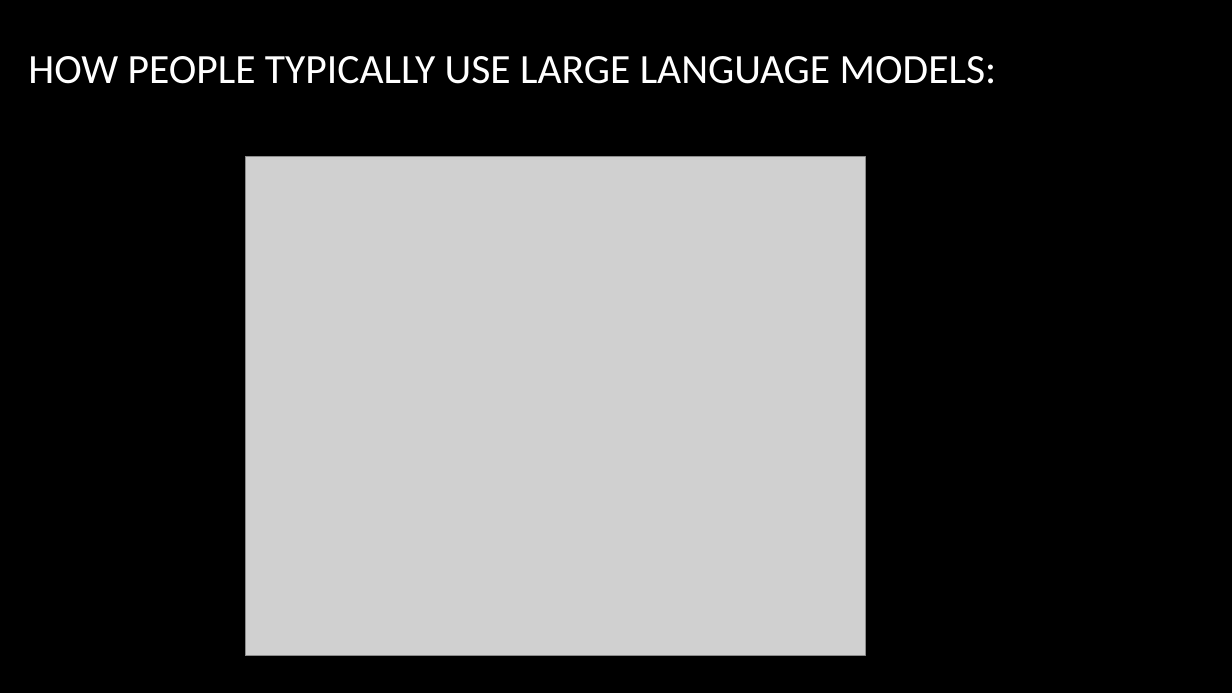
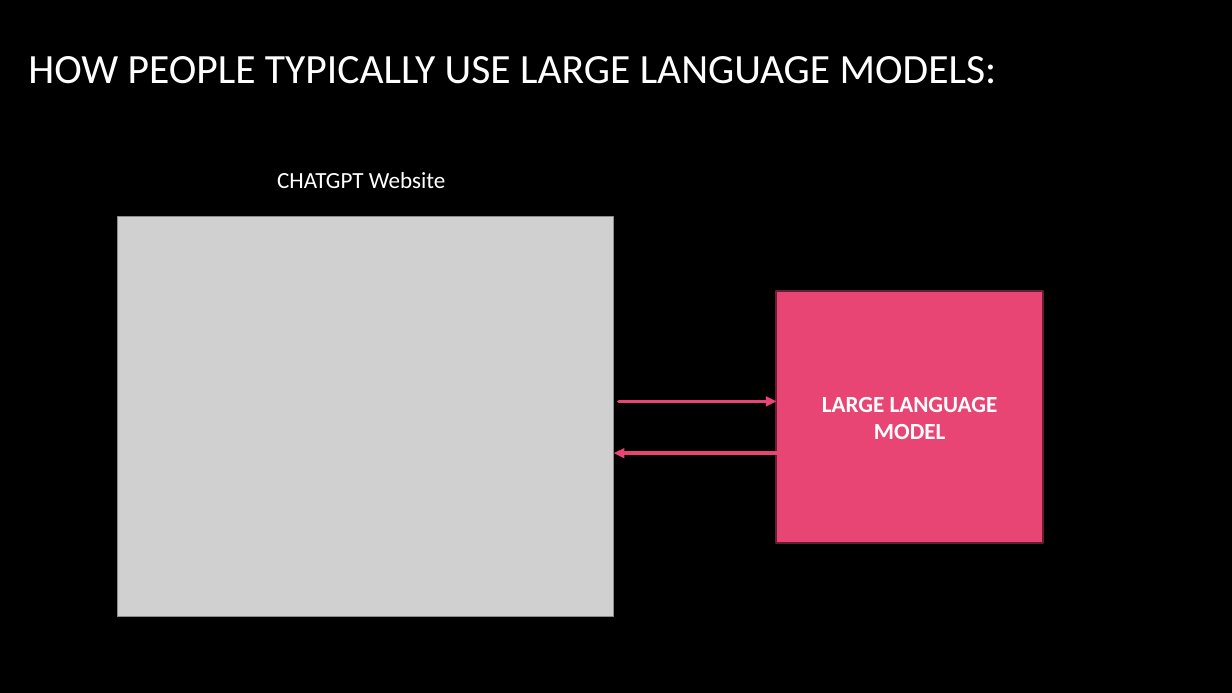
Before and after one commit to jshipway/jupyter-notebooks, a slide deck: slide 6 of John Shipway - Calling LLM from Python.pptx (slide 7 before the commit). Drawn at 1232x693 pixels with LibreOffice and Linux fonts; fonts in the diff are those of the drawing; grey boxes stand for pictures; background and template pictures are left out. Boxes give left, top, right and bottom in pixels: in the first picture for what was removed or moved away, otherwise in the second. Text is boxed around its words. In the diff, an @@ line names an element or a change of style, - is before the commit and + after.

```diff
--- a/John Shipway - Calling LLM from Python.pptx
+++ b/John Shipway - Calling LLM from Python.pptx
@@ text added at [277,172,445,188], 18 pt, text #FFFFFF @@
+CHATGPT Website
@@ picture: place and size @@
-picture at [245,157,865,656]
+picture at [117,217,615,617]
@@ rectangle added at [776,291,1043,543], fill #E84574, outline #661E33 1.5 pt, 18 pt, text #FFFFFF, bold @@
+LARGE LANGUAGE MODEL
@@ arrow added from (619, 401) to (776, 401), #E84574 2.75 pt @@
@@ arrow added from (776, 453) to (614, 453), #E84574 2.75 pt @@
```
Also in this commit, not shown: 6 other slides changed, 1 slide added, 1 slide removed, 1 other file.
